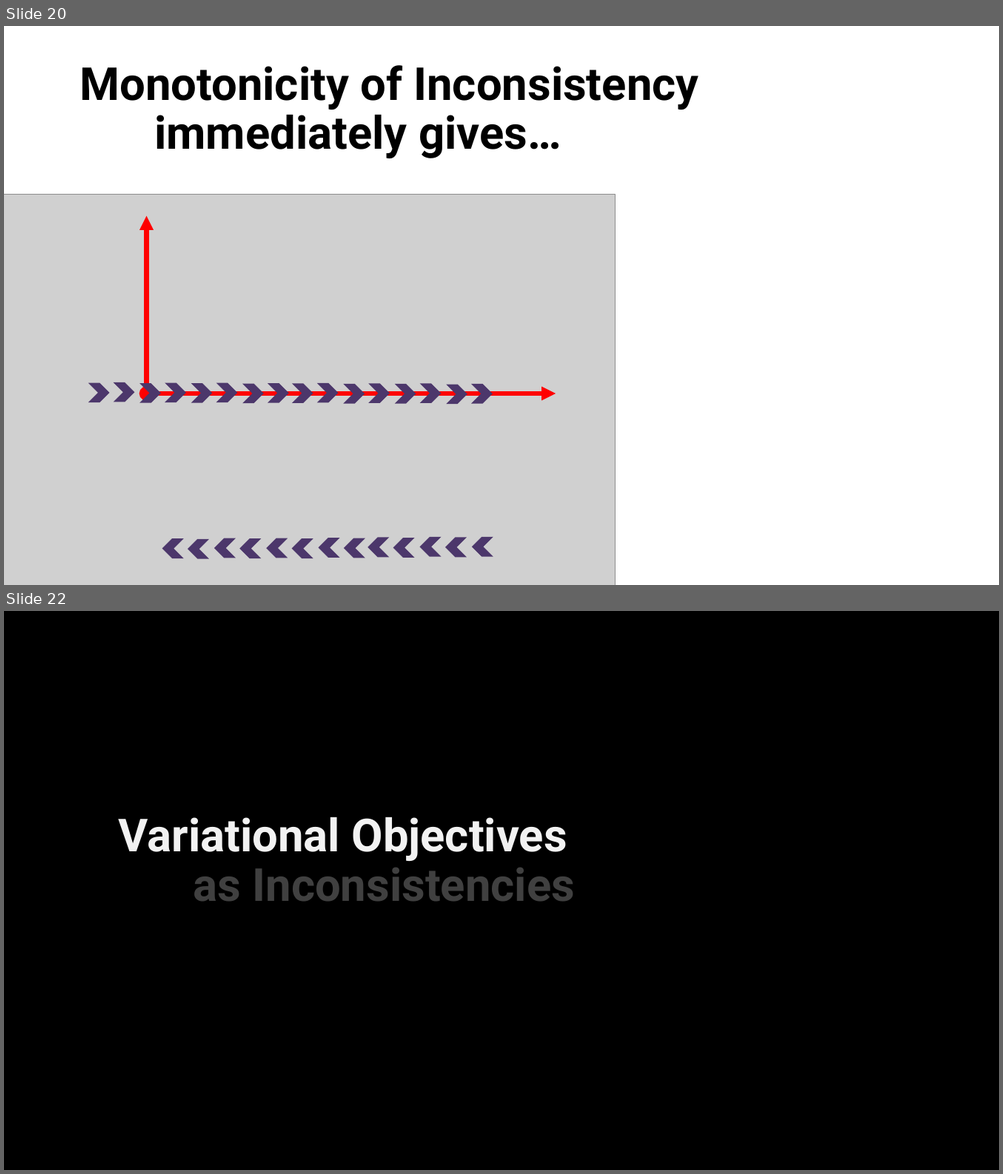
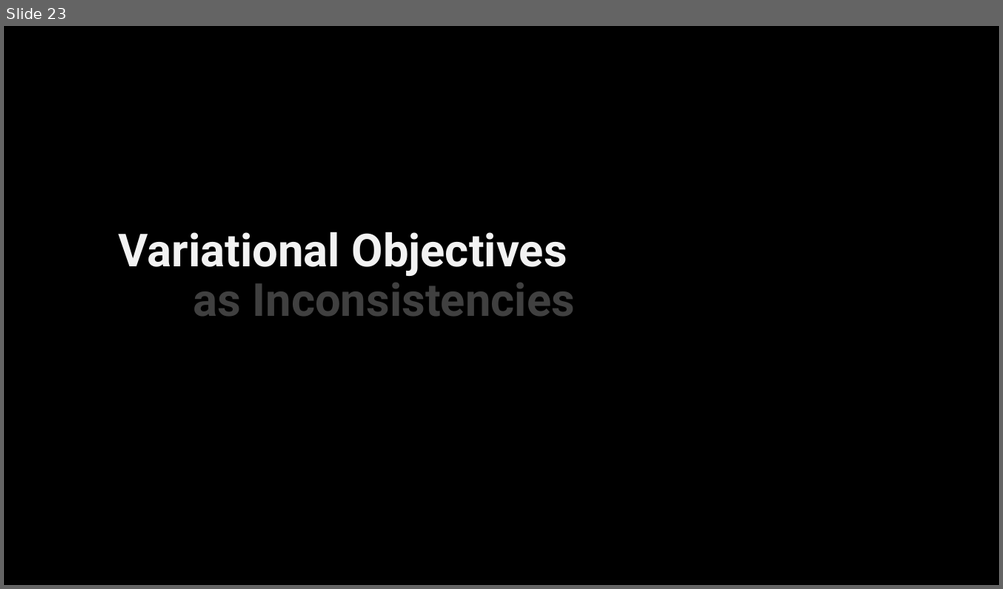
Before and after one commit to orichardson/pdg-expts, a slide deck: present/AISTATS-2022/one-true-loss.pptx. Shown one above the other, each under a label of ours: slides 20 and 22 before the commit, slide 23 after it; the slides between them are not shown. The pictures are 1003x1174 and 1003x589 pixels, drawn with LibreOffice and Linux fonts; fonts in the diff are those of the drawing; grey boxes stand for pictures. Boxes give left, top, right and bottom in pixels: in the first picture for what was removed or moved away, otherwise in the second. Text is boxed around its words. In the diff, an @@ line names an element or a change of style, - is before the commit and + after.

```diff
--- a/present/AISTATS-2022/one-true-loss.pptx
+++ b/present/AISTATS-2022/one-true-loss.pptx
@@ slide 20 removed at [4,26,999,585], background #FFFFFF @@
@@ title removed at [79,65,699,158] @@
-Monotonicity of Inconsistency
-immediately gives…
@@ picture removed at [4,195,615,585] @@
@@ arrow removed from (147, 386) to (147, 216) @@
@@ ellipse removed at [139,386,153,400] @@
@@ arrow removed from (154, 394) to (555, 394) @@
@@ group removed at [88,383,493,560]: 29 chevrons @@
@@ what was slide 22 is now slide 23 @@
```
Also in this commit, not shown: 11 slides changed, 7 slides added, 7 other slides removed, 1 other file.
